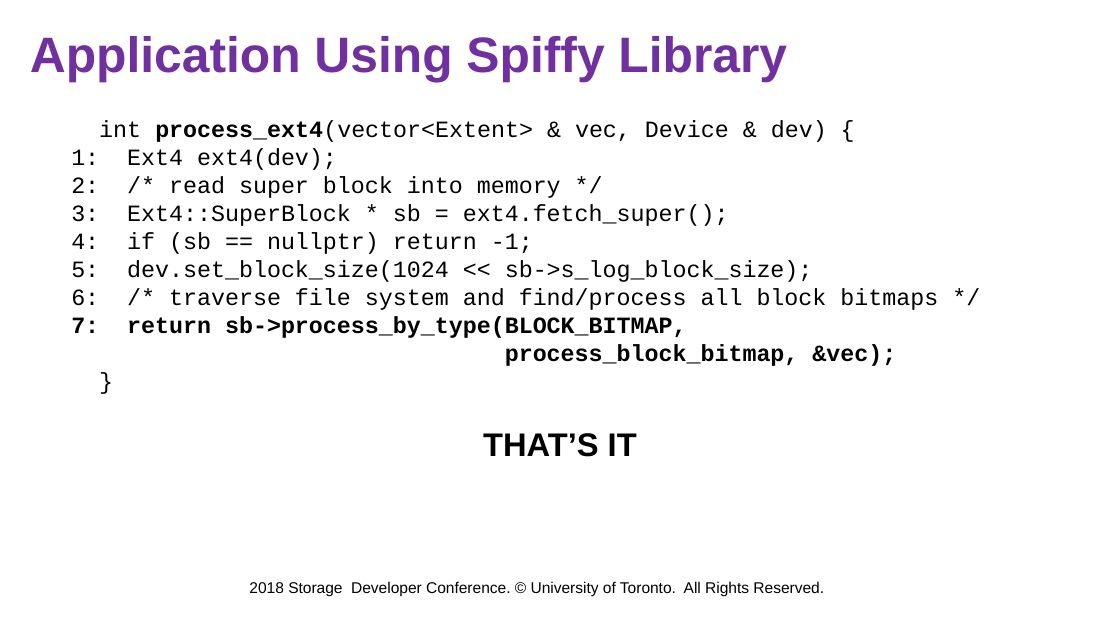
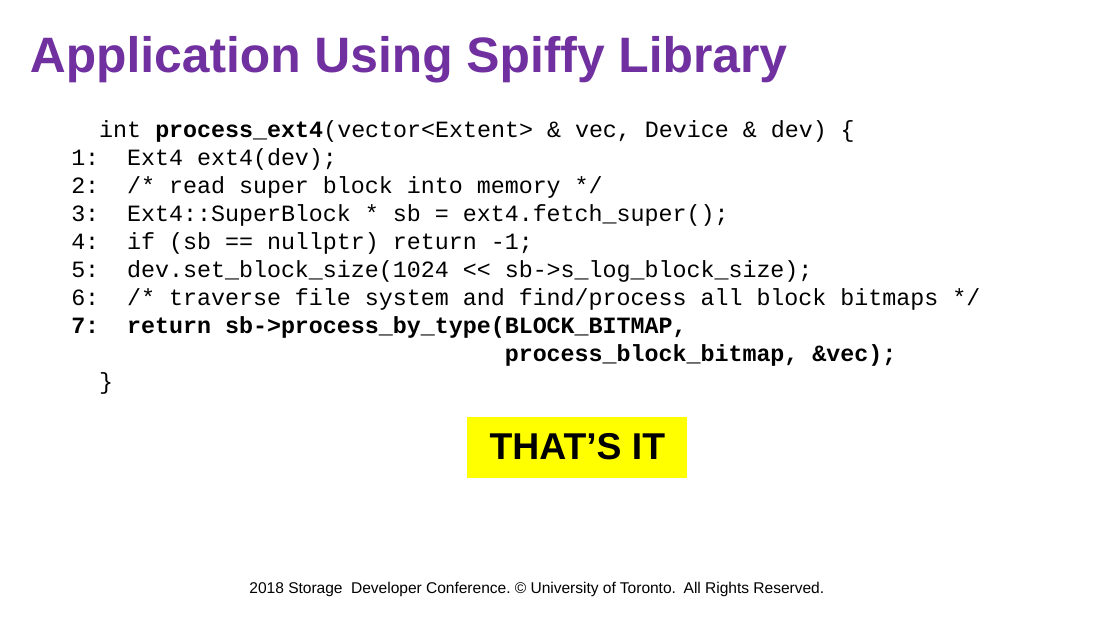
Before and after one commit to jacksun007/spiffy-paper, a slide deck: slide 38 of talk/sdc18_spiffy.pptx. Drawn at 1120x630 pixels with LibreOffice and Linux fonts; fonts in the diff are those of the drawing; background and template pictures are left out. Boxes give left, top, right and bottom in pixels: in the first picture for what was removed or moved away, otherwise in the second. Text is boxed around its words. In the diff, an @@ line names an element or a change of style, - is before the commit and + after.

```diff
--- a/talk/sdc18_spiffy.pptx
+++ b/talk/sdc18_spiffy.pptx
@@ rectangle "THAT’S IT": place and size @@
-rectangle "THAT’S IT" at (483, 433, 637, 457)
+rectangle "THAT’S IT" at (467, 417, 689, 478)
@@ rectangle "THAT’S IT" at (467, 417, 689, 478): size 21 to 24 pt; vertical alignment top to middle; fill none to #FFFF00; outline none to #FFFFFF 1 pt @@
```
Also in this commit, not shown: 16 other slides changed, 3 slides added, 1 slide removed.
